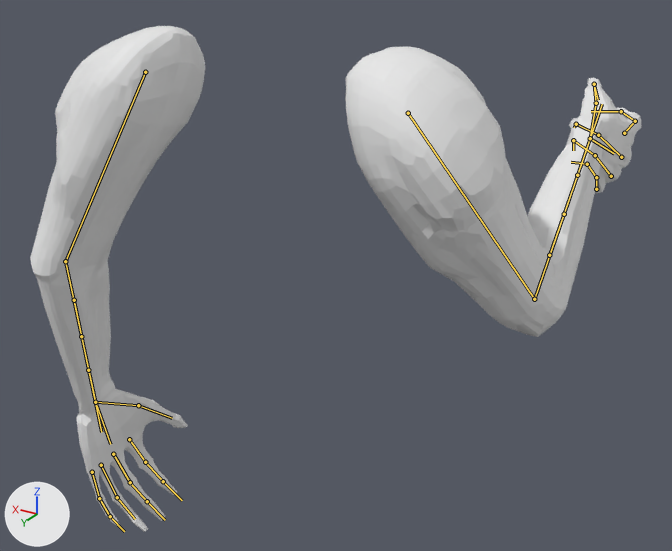
An edit to the FBX model Animations/Player/Character/SK_FP_Move_Forward.fbx, drawn before and after from the same camera.
The view is the same before and after, from a camera (50 mm lens) standing at (-0.975, 1.388, 1.323) and looking at (0.058, -0.334, 0.462). Every picture has the same lights, and +X, +Y and +Z are marked at lower left. The older version comes first. Both versions are drawn at frame 10 of the action 'Scene'; the numbers are the values there. The bones that change, and the others that lie on the model, are drawn over the model as lines.

The first picture shows 'Arms_objects'.
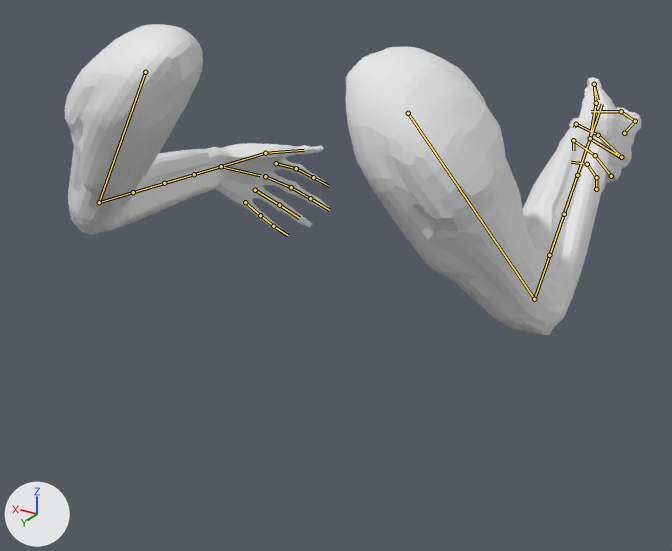
What differs and where, as boxes [x1, y1, x2, y2] in the pictures (672 x 551 px):
'Arms_objects', posed (38% shorter): before [30, 26, 642, 531]; after [65, 24, 642, 335]
bone 'Upper_L', root to tip: before (145, 72) to (65, 261); after (145, 72) to (99, 202)
bone 'Lower_L', root to tip: before (65, 261) to (81, 336); after (99, 202) to (164, 183)
bone 'Hand_L', root to tip: before (95, 402) to (110, 444); after (221, 166) to (260, 175)
bone 'Index_1_L', root to tip: before (129, 439) to (145, 462); after (276, 163) to (296, 168)
bone 'Index_2_L', root to tip: before (145, 462) to (163, 481); after (296, 168) to (313, 177)
bone 'Index_3_L', root to tip: before (163, 481) to (182, 500); after (313, 177) to (329, 186)

The change, as a list of edits to the scene's bpy script:
```text
Change bone_lower_twist_1_r:
    where bone_lower_twist_1_r = bpy.data.objects['Arms_Rig'].pose.bones['Lower_Twist_1_R']  # child of 'Lower_R'
    bone_lower_twist_1_r.rotation_quaternion: (1.0, 0.0, 0.0, 0.0) -> (0.971, 0.0, -0.238, 0.0)  # degrees (0, 0, 0) -> degrees (0, -28, 0)
Change bone_lower_twist_2_r:
    where bone_lower_twist_2_r = bpy.data.objects['Arms_Rig'].pose.bones['Lower_Twist_2_R']  # child of 'Lower_R'
    bone_lower_twist_2_r.rotation_quaternion: (1.0, 0.0, 0.0, 0.0) -> (0.954, 0.0, -0.301, 0.0)  # degrees (0, 0, 0) -> degrees (0, -35, 0)
Change bone_lower_twist_3_r:
    where bone_lower_twist_3_r = bpy.data.objects['Arms_Rig'].pose.bones['Lower_Twist_3_R']  # child of 'Lower_R'
    bone_lower_twist_3_r.rotation_quaternion: (1.0, 0.0, 0.0, 0.0) -> (0.939, 0.0, -0.343, 0.0)  # degrees (0, 0, 0) -> degrees (0, -40, 0)
Change bone_lower_twist_4_r:
    where bone_lower_twist_4_r = bpy.data.objects['Arms_Rig'].pose.bones['Lower_Twist_4_R']  # child of 'Lower_R'
    bone_lower_twist_4_r.rotation_quaternion: (1.0, 0.0, 0.0, 0.0) -> (0.906, 0.0, -0.423, 0.0)  # degrees (0, 0, 0) -> degrees (0, -50, 0)
Change bone_upper_l:
    where bone_upper_l = bpy.data.objects['Arms_Rig'].pose.bones['Upper_L']  # child of 'Root'
    bone_upper_l.rotation_quaternion: (0.998, -0.024, 0.064, -0.009) -> (0.949, -0.273, -0.11, -0.115)  # degrees (-3, 7, -1) -> degrees (-31, -16, -9)
Change bone_lower_l:
    where bone_lower_l = bpy.data.objects['Arms_Rig'].pose.bones['Lower_L']  # child of 'Upper_L'
    bone_lower_l.rotation_quaternion: (0.999, 0.049, 0.0, -0.012) -> (0.937, -0.338, 0.0, 0.084)  # degrees (6, 0, -1) -> degrees (-39, 3, 9)
Change bone_hand_l:
    where bone_hand_l = bpy.data.objects['Arms_Rig'].pose.bones['Hand_L']  # child of 'Lower_L'
    bone_hand_l.rotation_quaternion: (0.997, -0.044, -0.056, -0.011) -> (0.99, 0.127, 0.06, 0.033)  # degrees (-5, -7, -1) -> degrees (15, 6, 5)
Change bone_index_1_l:
    where bone_index_1_l = bpy.data.objects['Arms_Rig'].pose.bones['Index_1_L']  # child of 'Hand_L'
    bone_index_1_l.rotation_quaternion: (1.0, 0.0, 0.0, 0.0) -> (0.994, 0.063, -0.004, -0.091)  # degrees (0, 0, 0) -> degrees (7, 0, -10)
Change bone_index_2_l:
    where bone_index_2_l = bpy.data.objects['Arms_Rig'].pose.bones['Index_2_L']  # child of 'Index_1_L'
    bone_index_2_l.rotation_quaternion: (1.0, 0.0, 0.0, 0.0) -> (0.996, 0.0, 0.0, -0.091)  # degrees (0, 0, 0) -> degrees (0, 0, -10)
Change bone_index_3_l:
    where bone_index_3_l = bpy.data.objects['Arms_Rig'].pose.bones['Index_3_L']  # child of 'Index_2_L'
    bone_index_3_l.rotation_quaternion: (1.0, 0.0, 0.0, 0.0) -> (0.996, 0.0, 0.0, -0.091)  # degrees (0, 0, 0) -> degrees (0, 0, -10)
```
